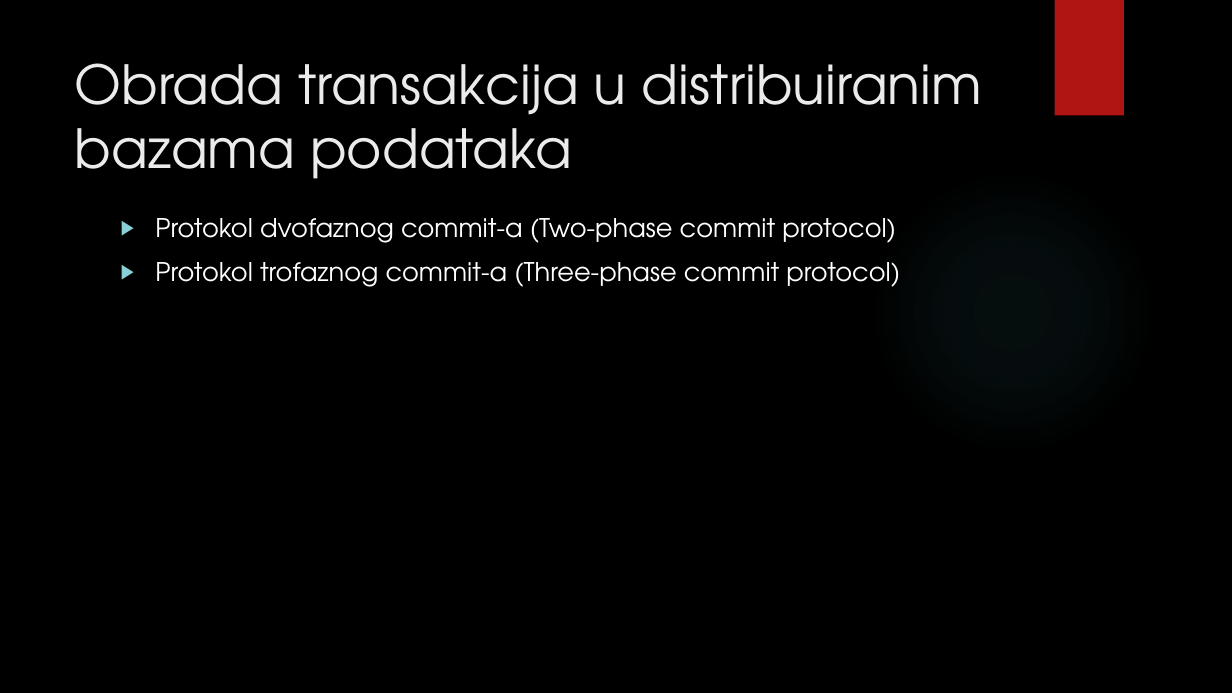
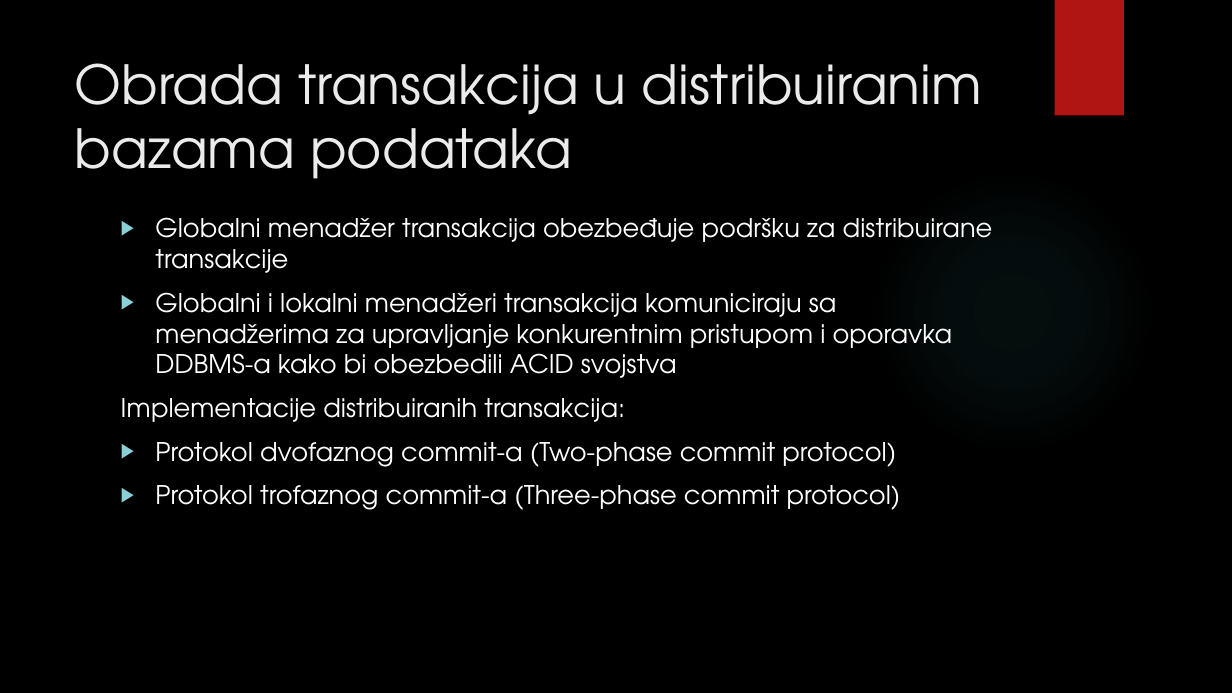
Before and after one commit to Rista5/DBMS, a slide deck: slide 6 of Distribuirane baze/Distribuirane baze podataka.pptx (slide 7 before the commit). Drawn at 1232x693 pixels with LibreOffice and Linux fonts; fonts in the diff are those of the drawing; background and template pictures are left out. Boxes give left, top, right and bottom in pixels: in the first picture for what was removed or moved away, otherwise in the second. Text is boxed around its words. In the diff, an @@ line names an element or a change of style, - is before the commit and + after.

```diff
--- a/Distribuirane baze/Distribuirane baze podataka.pptx
+++ b/Distribuirane baze/Distribuirane baze podataka.pptx
@@ text at box(121, 217, 993, 422): paragraphs added @@
+▶ Globalni menadžer transakcija obezbeđuje podršku za distribuirane transakcije
+▶ Globalni i lokalni menadžeri transakcija komuniciraju sa menadžerima za upravljanje konkurentnim pristupom i oporavka DDBMS-a kako bi obezbedili ACID svojstva
+Implementacije distribuiranih transakcija:
```
Also in this commit, not shown: 13 other slides changed, 2 slides removed, 11 other files.
